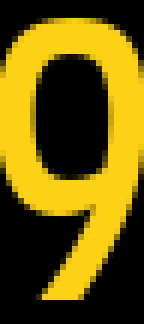
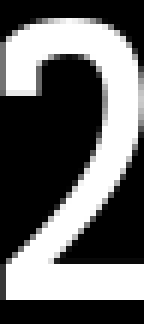
Layer changes from the first 144 × 324 image to the second:
added layer "Digit - White" above "Digit - Gold" over [left=0, top=18, right=144, bottom=300]
renamed "9" to "Digit - Gold", hid it over [left=0, top=18, right=144, bottom=300]
